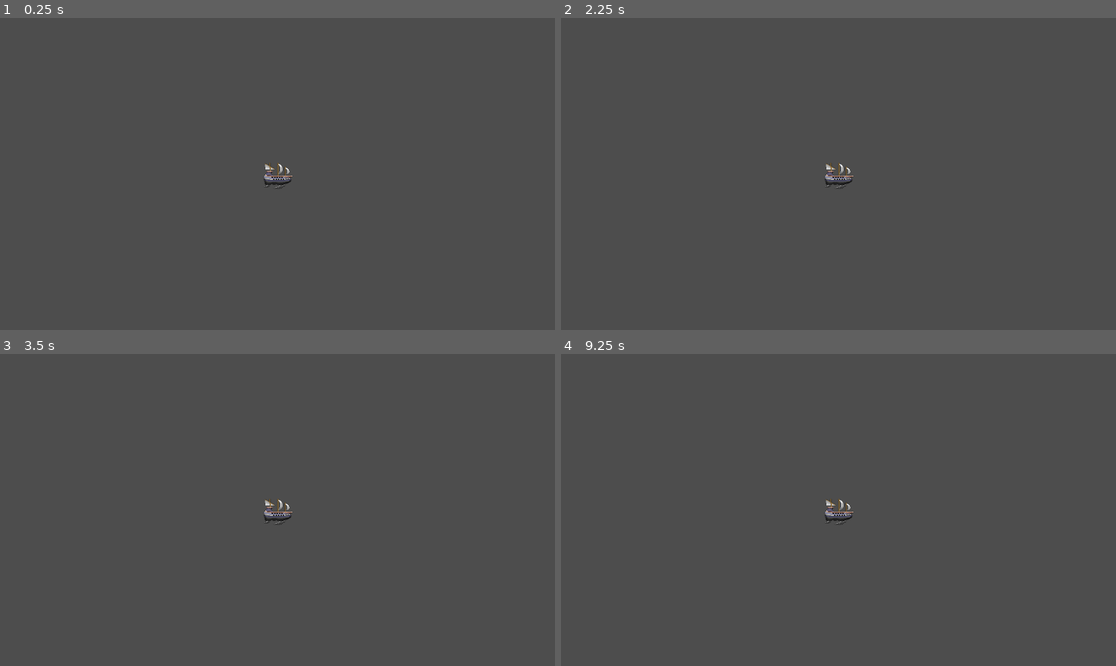
Above: before the commit, frames 1-4 (two rows, left to right).
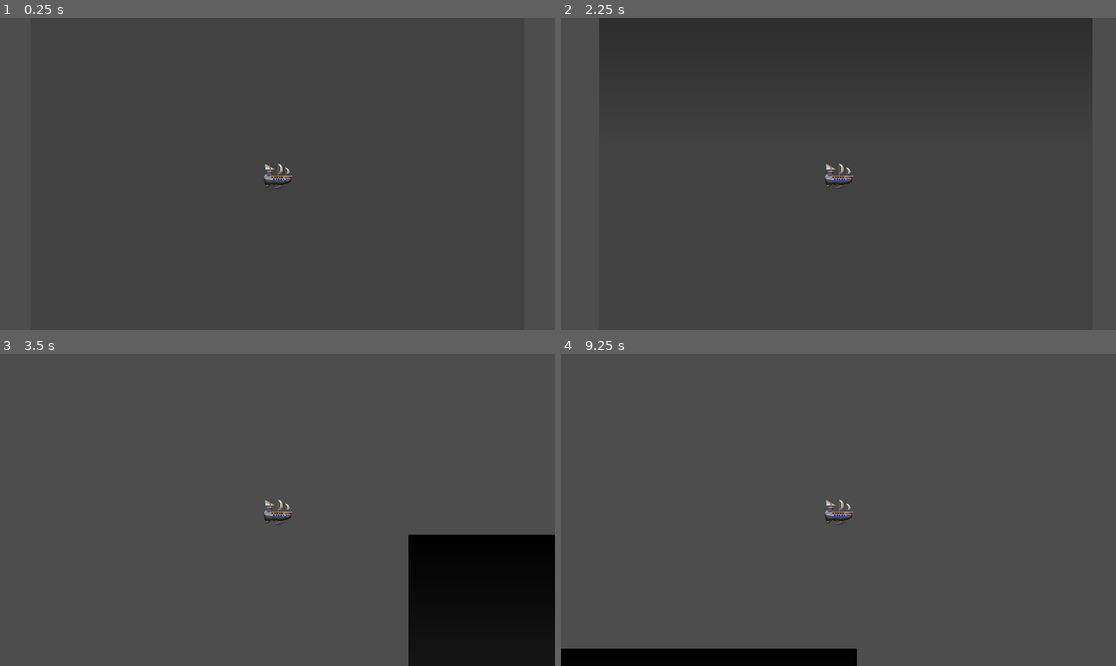
Above: after the commit, the same moments.

Repository: SilverKnightGG/Speed-Mini-Jam
Game: Godot game, scene res://Scenes/stage.tscn
Two runs of this game, one before a commit and one after it. Both use one fixed random seed, a clock stepped at 60 frames per second and the inputs below. The project has no main scene, so this scene is started directly.
Inputs:
- Up to frame 1 (0.25 s): no input
- Up to frame 2 (2.25 s): tap Enter at 0.5, 2 s; hold Up (UP) 0.53-2.03 s; tap Space at 1.25 s; hold Left (LEFT) from 2.03 s (still down)
- Up to frame 3 (3.5 s): keep holding Left (LEFT)
- Up to frame 4 (9.25 s): release Left (LEFT) at 3.53 s; hold Down (DOWN) 3.53-4.28 s; tap Space at 4.25, 5.75 s; hold Right (RIGHT) 4.28-5.03 s; tap Enter at 5 s; hold Up (UP) 5.03-5.78 s; hold Right (RIGHT) 5.78-8.03 s; hold Down (DOWN) 8.03-8.78 s; hold Left (LEFT) from 8.78 s (still down)

The runs differ from the first frame. In frame 2, 14% of the frame differs, in the area x 6-96%, y 0-17%; in frame 3, 11%; in frame 4, 3.0%.
Error after the commit: Invalid access to property or key 'animation_changed' on a base object of type 'Nil'. (res://Scenes/Entities/ship_entity.gd:97)

Commit message:
Added after image effect script and got rid of wood test texture
-also added background_tile for testing in place of the wood test texture

Signed-off-by: Keith Winget <keith2blu@gmail.com>

Diff:
--- a/Scenes/Entities/ship_entity.gd
+++ b/Scenes/Entities/ship_entity.gd
@@ -1,8 +1,98 @@
 class_name ShipEntity extends Entity
 
+const FREE_THRESHOLD = 0.05
+
+@export var frame_source: AnimatedSprite2D
+@export var scale_source: Node2D
+@export_range(0.05, 5.0, 0.05) var effect_length_factor: float = 1.0
+@export_range(1, 50, 1) var number_of_after_images: int = 12
+@export var start_color: Color = Color.WHITE
+@export var fade_to_color: Color = Color(1.0, 1.0, 1.0, 0.0)
+@export_range(0.1, 2.5, 0.01) var speed_fade_exponent: float = 0.95
+@export_range(0.0, 1.0, 0.01) var speed_fade_threshold: float = 0.05
+@export var drawing_after_image: bool = false
+@export var use_speed_as_alpha: bool = false
+@export_range(-5, 5, 1) var relative_z_index: int = 0
+var after_images: Array[Sprite2D] = []
+var after_image_timers: Array[float] = []
+var after_image_durations: Array[float] = []
+var after_image_speeds: Array[float] = []
+var frames_timer: float = 0.0
+var source_speed: float = 0.0
+var source_top_speed: float = 0.0
+var current_atlas_texture: AtlasTexture
+@onready var after_image_duration: float = effect_length_factor
+@onready var after_image_separation_time: float = effect_length_factor / number_of_after_images
+
+
+# Connect this to a signal that emits when the SpriteFrames' animation changes.
+func _on_update_current_animation():
+	current_atlas_texture = frame_source.sprite_frames.get_frame_texture(frame_source.animation, frame_source.get_frame())
+
+
+func _on_update_speed_references(current_speed: float, max_speed: float):
+	source_speed = current_speed
+	source_top_speed = max_speed
+
+
+func _process(delta):
+	super._process(delta)
+	_adjust_after_image_properties(delta)
+	if not drawing_after_image: return
+	frames_timer -= delta
+	if frames_timer <= 0.0:
+		frames_timer += after_image_separation_time
+		_instantiate_new_after_image()
+
+
+func _adjust_after_image_properties(delta: float):
+	for i in range(after_images.size()):
+		after_image_timers[i] -= delta
+		if after_image_timers[i] <= 0.0:
+			_remove_last_after_image()
+			return # Last index should be the only one to ever return.
+		after_images[i].modulate = start_color.lerp(fade_to_color, 1.0 - (after_image_timers[i] / after_image_durations[i]))
+		if use_speed_as_alpha:
+			after_images[i].modulate.a *= after_image_speeds[i] / pow(source_top_speed, speed_fade_exponent)
+			after_images[i].modulate.a -= speed_fade_threshold
+
+
+func _remove_last_after_image():
+	var removing_index: int = after_images.size() - 1
+	after_images[removing_index].queue_free()
+	after_images.erase(after_images[removing_index])
+	after_image_timers.resize(after_images.size())
+	after_image_durations.resize(after_images.size())
+	after_image_speeds.resize(after_images.size())
+
+
+func _instantiate_new_after_image():
+	var new_after_image: Sprite2D = Sprite2D.new()
+	var stage = get_tree().get_first_node_in_group("game stage")
+
+	if not is_instance_valid(stage): return
+
+	new_after_image.texture = ImageTexture.create_from_image(current_atlas_texture.get_image())
+	stage.add_child(new_after_image)
+	new_after_image.global_position = global_position
+	after_images.push_front(new_after_image)
+	after_image_timers.push_front(after_image_duration)
+	after_image_durations.push_front(after_image_duration)
+	after_image_speeds.push_front(source_speed)
+	new_after_image.scale.x = scale_source.scale.x
+	new_after_image.z_index = relative_z_index
+	new_after_image.modulate.a = 0.0
+
+
+func _on_stop_drawing_after_images():
+	drawing_after_image = false
+
+
+func _on_start_drawing_after_images():
+	drawing_after_image = true
 
 
 func _ready():
 	super._ready()
-
-	Registry.ship = self
+	frame_source.animation_changed.connect(_on_update_current_animation)
+	_on_update_current_animation()
--- a/Scenes/Entities/ship_entity.tscn
+++ b/Scenes/Entities/ship_entity.tscn
@@ -16,8 +16,8 @@
 unique_name_in_owner = true
 script = ExtResource("2_buhsh")
 navigation = 1
-max_speed = 100.0
-acceleration = 100.0
+max_speed = 1000.0
+acceleration = 1000.0
 
 [node name="CollisionShape2D" type="CollisionShape2D" parent="Mover"]
 unique_name_in_owner = true
--- /dev/null
+++ b/Scenes/background_tile.tscn
@@ -0,0 +1,14 @@
+[gd_scene load_steps=3 format=3 uid="uid://bk81lotiib3gk"]
+
+[sub_resource type="Gradient" id="Gradient_84iix"]
+offsets = PackedFloat32Array(0, 0.2, 0.8, 1)
+colors = PackedColorArray(0, 0, 0, 1, 0, 0, 0, 0.142857, 0, 0, 0, 0.142857, 0, 0, 0, 1)
+
+[sub_resource type="GradientTexture2D" id="GradientTexture2D_plxqo"]
+gradient = SubResource("Gradient_84iix")
+width = 1024
+height = 4096
+fill_from = Vector2(1, 1)
+
+[node name="Background" type="Sprite2D"]
+texture = SubResource("GradientTexture2D_plxqo")
--- a/Scenes/stage.tscn
+++ b/Scenes/stage.tscn
@@ -1,7 +1,11 @@
-[gd_scene load_steps=2 format=3 uid="uid://ctwu80l76nigy"]
+[gd_scene load_steps=3 format=3 uid="uid://ctwu80l76nigy"]
 
+[ext_resource type="PackedScene" uid="uid://bk81lotiib3gk" path="res://Scenes/background_tile.tscn" id="2_70rqm"]
 [ext_resource type="PackedScene" uid="uid://uh16to4u3v10" path="res://Scenes/Entities/ship_entity.tscn" id="2_plxqo"]
 
 [node name="Stage" type="Node2D"]
 
-[node name="Entity" parent="." instance=ExtResource("2_plxqo")]
+[node name="Background" parent="." instance=ExtResource("2_70rqm")]
+z_index = -1
+
+[node name="ShipEntity" parent="." instance=ExtResource("2_plxqo")]
Binary file removed: Assets/Graphics/Textures/wood_tileable_bg.png
Not shown, removed: Assets/Graphics/Textures/wood_tileable_bg.png.import
